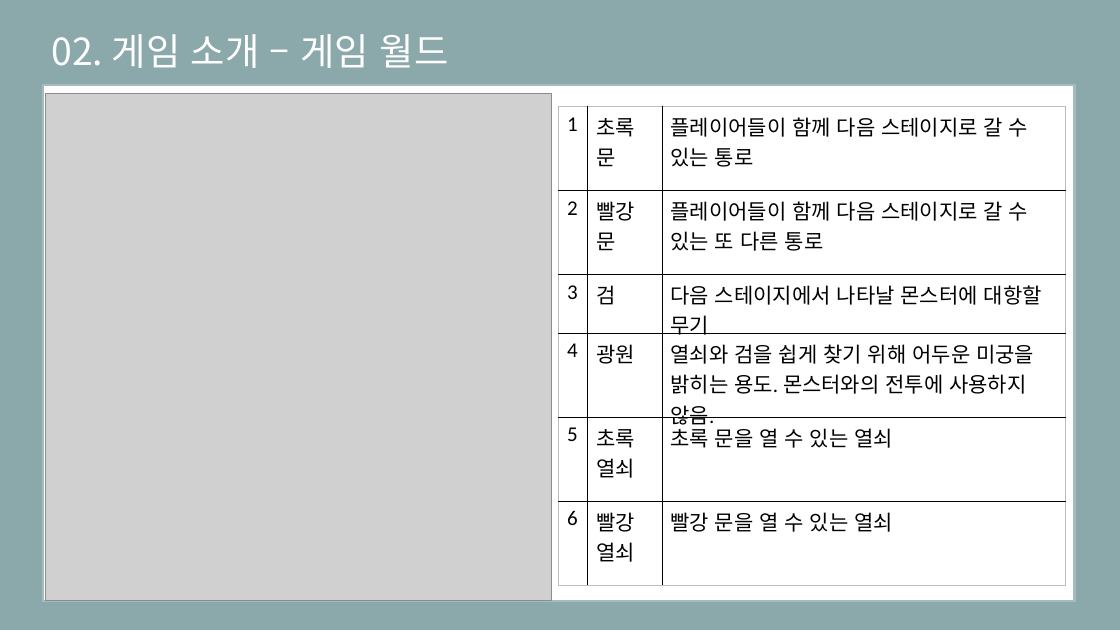
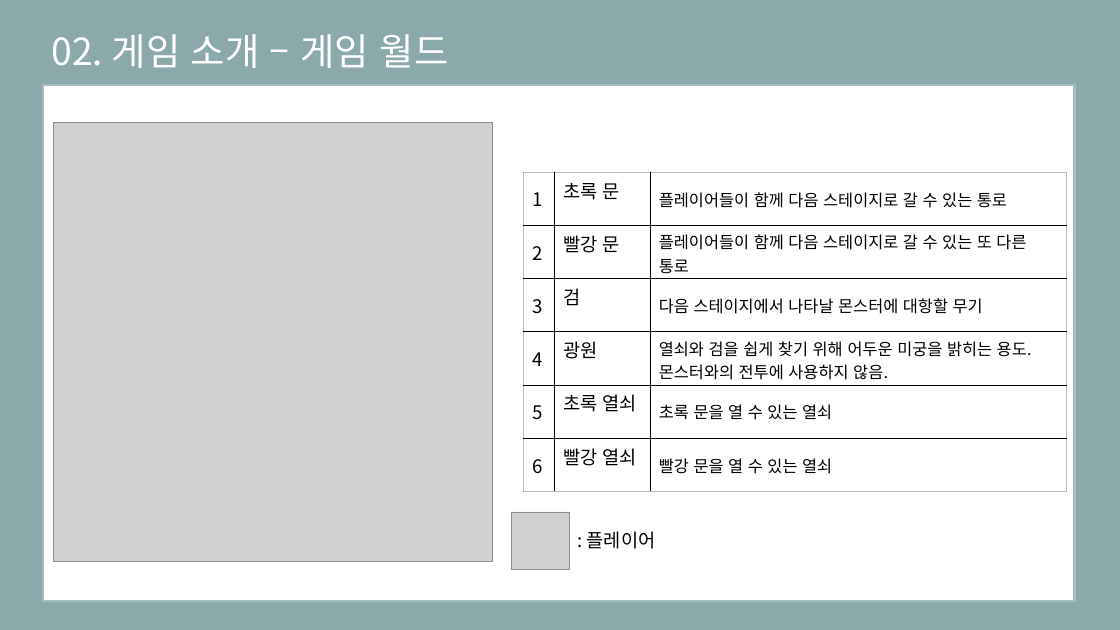
Before and after one commit to eunjiyun/Graduation_Work, a slide deck: slide 8 of Game_Design/2019184003 김 선아 장르 제안서.pptx. Drawn at 1120x630 pixels with LibreOffice and Linux fonts; fonts in the diff are those of the drawing; grey boxes stand for pictures. Boxes give left, top, right and bottom in pixels: in the first picture for what was removed or moved away, otherwise in the second. Text is boxed around its words. In the diff, an @@ line names an element or a change of style, - is before the commit and + after.

```diff
--- a/Game_Design/2019184003 김 선아 장르 제안서.pptx
+++ b/Game_Design/2019184003 김 선아 장르 제안서.pptx
@@ picture: place and size @@
-picture at (45, 94, 552, 601)
+picture at (54, 123, 492, 561)
@@ table at (523, 172, 1066, 492) @@
-row 4, column 3: 열쇠와 검을 쉽게 찾기 위해 어두운 미궁을 밝히는 용도. 몬스터와의 전투에 사용하지 않음.
+row 4, column 3: 열쇠와 검을 쉽게 찾기 위해 어두운 미궁을 밝히는 용도. / 몬스터와의 전투에 사용하지 않음.
@@ size 18 to 16 pt in "1", "초록 문", "2", "빨강 문" and 8 more places @@
@@ font Calibri to Noto Sans CJK KR in "1", "초록 문", "플레이어들이 함께 다음 스테이지로 갈 수 있는 ...", "2" and 13 more places @@
@@ size 18 to 14 pt in "플레이어들이 함께 다음 스테이지로 갈 수 있는 ...", "플레이어들이 함께 다음 스테이지로 갈 수 있는 ...", "다음 스테이지에서 나타날 몬스터에 대항할 무기", "초록 문을 열 수 있는 열쇠" and 1 more places @@
@@ table: place and size @@
-table at (559, 107, 1065, 586)
+table at (523, 172, 1066, 492)
@@ picture added at (512, 513, 570, 571) @@
@@ text added at (587, 531, 655, 549), 16 pt, text #000000 @@
+: 플레이어
```
Also in this commit, not shown: 8 other slides changed, 1 slide added, 2 slides removed.
